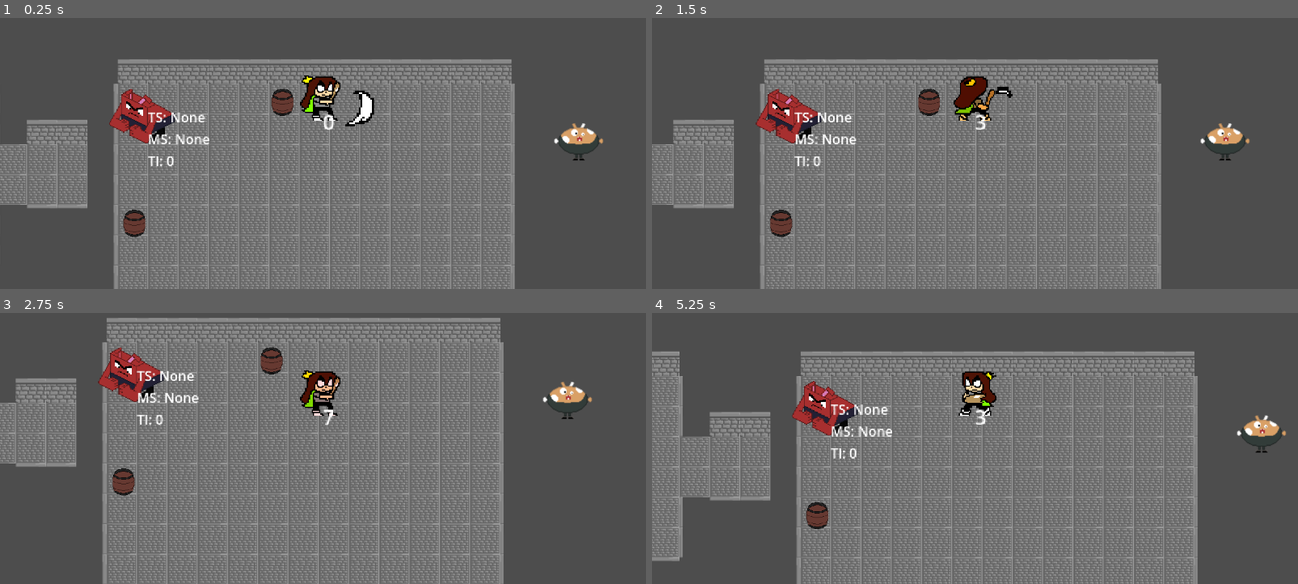
Above: before the commit, frames 1-4 (two rows, left to right).
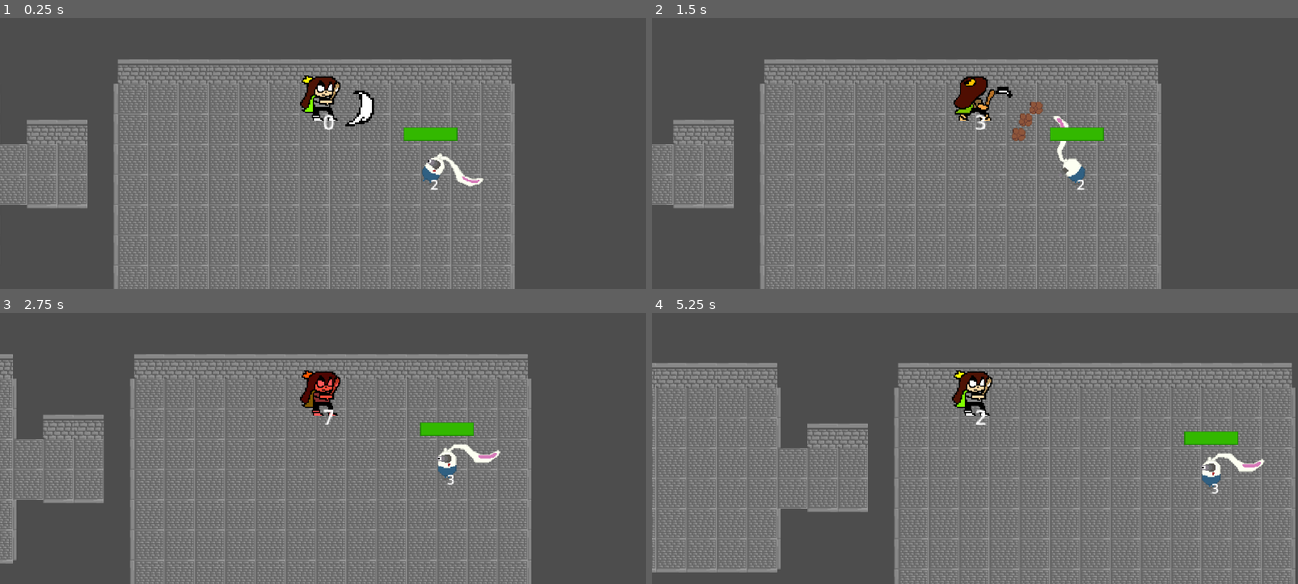
Above: after the commit, the same moments.

Repository: Megameca04/Proyecto_Cuki
Game: Godot game, scene res://Pruebas.tscn
Same seed, same stepped clock (60 frames per second), same inputs: the game is played once before the commit and once after it.
Inputs:
- Up to frame 1 (0.25 s): no input
- Up to frame 2 (1.5 s): tap Enter at 0.5 s; hold Right (ui_right) 0.53-1.28 s; hold Z (Atacar) 0.53-1.28 s; hold Down (ui_down) from 1.28 s (still down); tap X (Dash) at 1.35 s
- Up to frame 3 (2.75 s): release Down (ui_down) at 2.03 s; hold Right (ui_right) from 2.03 s (still down); hold Z (Atacar) from 2.03 s (still down)
- Up to frame 4 (5.25 s): release Right (ui_right) at 2.78 s; release Z (Atacar) at 2.78 s; hold Up (ui_up) 2.78-3.53 s; tap X (Dash) at 2.85, 4.35 s; hold Z (Atacar) 3.53-4.28 s; hold Left (ui_left) 3.53-5.03 s; hold Down (ui_down) from 5.03 s (still down); hold Z (Atacar) from 5.03 s (still down)

The runs differ from the first frame. In frame 1, 3.5% of the frame differs, in the area x 16-94%, y 25-81%; in frame 2, 3.7%; in frame 3, 36%; in frame 4, 46%, in the area x 0-100%, y 14-100%.

Commit message:
Piedras actualizada a nuevas versiones del sistema de elementos

Diff:
--- a/Cuki-Clash of the Kuins/Entidades/Chooty.tscn
+++ b/Cuki-Clash of the Kuins/Entidades/Chooty.tscn
@@ -90,7 +90,7 @@
 [node name="Chooty" type="CharacterBody2D" groups=["Enemy"]]
 texture_filter = 1
 collision_layer = 2
-collision_mask = 5
+collision_mask = 29
 motion_mode = 1
 script = ExtResource("1_3j4sc")
 
@@ -111,6 +111,7 @@
 
 [node name="Hitbox" type="Area2D" parent="."]
 collision_layer = 2
+collision_mask = 25
 
 [node name="CollisionShape2D" type="CollisionShape2D" parent="Hitbox"]
 shape = SubResource("CircleShape2D_x5lgt")
--- a/Cuki-Clash of the Kuins/Entidades/Explosion.tscn
+++ b/Cuki-Clash of the Kuins/Entidades/Explosion.tscn
@@ -41,7 +41,7 @@
 
 [node name="Area2D" type="Area2D"]
 texture_filter = 1
-collision_layer = 7
+collision_layer = 8
 collision_mask = 7
 script = ExtResource("1_yv1yo")
 
--- a/Cuki-Clash of the Kuins/Entidades/Palanca.tscn
+++ b/Cuki-Clash of the Kuins/Entidades/Palanca.tscn
@@ -8,6 +8,22 @@
 
 [sub_resource type="RectangleShape2D" id="RectangleShape2D_p55ce"]
 size = Vector2(32, 32)
+
+[sub_resource type="Animation" id="Animation_eko72"]
+resource_name = "Off"
+length = 0.5
+tracks/0/type = "value"
+tracks/0/imported = false
+tracks/0/enabled = true
+tracks/0/path = NodePath("Sprite2D:frame")
+tracks/0/interp = 1
+tracks/0/loop_wrap = true
+tracks/0/keys = {
+"times": PackedFloat32Array(0, 0.3),
+"transitions": PackedFloat32Array(1, 1),
+"update": 1,
+"values": [3, 2]
+}
 
 [sub_resource type="Animation" id="Animation_5fs3s"]
 resource_name = "On"
@@ -23,22 +39,6 @@
 "transitions": PackedFloat32Array(1, 1),
 "update": 1,
 "values": [2, 3]
-}
-
-[sub_resource type="Animation" id="Animation_eko72"]
-resource_name = "Off"
-length = 0.5
-tracks/0/type = "value"
-tracks/0/imported = false
-tracks/0/enabled = true
-tracks/0/path = NodePath("Sprite2D:frame")
-tracks/0/interp = 1
-tracks/0/loop_wrap = true
-tracks/0/keys = {
-"times": PackedFloat32Array(0, 0.3),
-"transitions": PackedFloat32Array(1, 1),
-"update": 1,
-"values": [3, 2]
 }
 
 [sub_resource type="AnimationLibrary" id="AnimationLibrary_1xl6p"]
--- a/Cuki-Clash of the Kuins/Entidades/Piedra.tscn
+++ b/Cuki-Clash of the Kuins/Entidades/Piedra.tscn
@@ -12,12 +12,9 @@
 [sub_resource type="CircleShape2D" id="CircleShape2D_n68s3"]
 radius = 8.0
 
-[sub_resource type="CircleShape2D" id="CircleShape2D_keb0u"]
-radius = 22.0
-
 [node name="Piedra" type="CharacterBody2D" groups=["Enemy"]]
-collision_layer = 2
-collision_mask = 5
+collision_layer = 0
+collision_mask = 4
 motion_mode = 1
 wall_min_slide_angle = 0.0
 safe_margin = 0.001
@@ -31,14 +28,12 @@
 [node name="CollisionShape2D" type="CollisionShape2D" parent="."]
 shape = SubResource("CircleShape2D_n68s3")
 
-[node name="Area2D" type="Area2D" parent="." groups=["Piedra"]]
-collision_layer = 2
-
-[node name="CollisionShape2D" type="CollisionShape2D" parent="Area2D"]
-shape = SubResource("CircleShape2D_keb0u")
-disabled = true
-
 [node name="AliveTimer" type="Timer" parent="."]
 wait_time = 5.0
 
+[node name="S_wait_time" type="Timer" parent="."]
+wait_time = 2.0
+one_shot = true
+
 [connection signal="timeout" from="AliveTimer" to="." method="_on_alive_timer_timeout"]
+[connection signal="timeout" from="S_wait_time" to="." method="_on_s_wait_time_timeout"]
--- /dev/null
+++ b/Cuki-Clash of the Kuins/Entidades/Piedra_a_z.tscn
@@ -0,0 +1,21 @@
+[gd_scene load_steps=3 format=3 uid="uid://v83g8oeh0hai"]
+
+[ext_resource type="Script" path="res://Scripts/Piedra_a_z.gd" id="1_thefm"]
+
+[sub_resource type="CircleShape2D" id="CircleShape2D_keb0u"]
+radius = 16.0
+
+[node name="Piedra_aZ" type="Area2D" groups=["Piedra"]]
+collision_layer = 8
+collision_mask = 8
+script = ExtResource("1_thefm")
+
+[node name="CollisionShape2D" type="CollisionShape2D" parent="."]
+shape = SubResource("CircleShape2D_keb0u")
+
+[node name="Timer" type="Timer" parent="."]
+wait_time = 0.1
+one_shot = true
+autostart = true
+
+[connection signal="timeout" from="Timer" to="." method="_on_timer_timeout"]
--- a/Cuki-Clash of the Kuins/Pruebas.tscn
+++ b/Cuki-Clash of the Kuins/Pruebas.tscn
@@ -1,11 +1,7 @@
-[gd_scene load_steps=10 format=3 uid="uid://cep4oemi8n8dk"]
+[gd_scene load_steps=6 format=3 uid="uid://cep4oemi8n8dk"]
 
 [ext_resource type="PackedScene" uid="uid://c1bw1m1tr8gem" path="res://Entidades/Cuki.tscn" id="1"]
 [ext_resource type="Texture2D" uid="uid://yfaphak8gtm2" path="res://Sprites/Tilesets/Calabozo/Tileset Calabozo.png" id="3_c7ptk"]
-[ext_resource type="PackedScene" uid="uid://cty4jbpf7flme" path="res://Entidades/Barril_b.tscn" id="3_l2s6e"]
-[ext_resource type="PackedScene" uid="uid://b6wi067d3baqe" path="res://Entidades/Rabion.tscn" id="4_t0wj2"]
-[ext_resource type="PackedScene" uid="uid://gg8rb8xhhwk5" path="res://Entidades/blonk.tscn" id="5_w6h26"]
-[ext_resource type="PackedScene" uid="uid://c66oom3xhf7kf" path="res://Entidades/explosive_eater.tscn" id="6_ccqc4"]
 [ext_resource type="PackedScene" uid="uid://bo8b3iunrn026" path="res://Entidades/Chooty.tscn" id="7_spxc7"]
 
 [sub_resource type="TileSetAtlasSource" id="TileSetAtlasSource_x75un"]
@@ -40,29 +36,11 @@
 [node name="Node2D" type="Node2D"]
 y_sort_enabled = true
 
-[node name="Rabion" parent="." instance=ExtResource("4_t0wj2")]
-position = Vector2(1120, 208)
-
-[node name="Blonk" parent="." instance=ExtResource("5_w6h26")]
-position = Vector2(432, 64)
-
 [node name="Cuki" parent="." instance=ExtResource("1")]
 position = Vector2(640, 64)
 
 [node name="Camera2D" type="Camera2D" parent="Cuki"]
 zoom = Vector2(1.5, 1.5)
-
-[node name="ExplosiveEater" parent="." instance=ExtResource("6_ccqc4")]
-position = Vector2(944, 96)
-motion_mode = 1
-
-[node name="Barril_b" parent="." instance=ExtResource("3_l2s6e")]
-position = Vector2(416, 208)
-elementName = "Water"
-
-[node name="Barril_b2" parent="." instance=ExtResource("3_l2s6e")]
-position = Vector2(592, 64)
-elementName = "Shock"
 
 [node name="TileMap" type="TileMap" parent="."]
 tile_set = SubResource("TileSet_ujgdq")
@@ -71,4 +49,5 @@
 layer_0/tile_data = PackedInt32Array(65536, 1, 1, 131072, 1, 1, 196608, 1, 1, 262144, 1, 1, 327680, 1, 1, 65543, 131073 …(10513 unchanged characters)…
 
 [node name="Chooty" parent="." instance=ExtResource("7_spxc7")]
-position = Vector2(1168, 96)
+position = Vector2(768, 144)
+element_attack_name = "Freeze"
--- a/Cuki-Clash of the Kuins/Scripts/Chooty.gd
+++ b/Cuki-Clash of the Kuins/Scripts/Chooty.gd
@@ -106,17 +106,27 @@
 	if Cuki != null:
 		stone.objective_position = Cuki.global_position
 		call_deferred("add_sibling",stone)
-		stone.createElementalEffect(element_attack_name)
+		stone.element = element_attack_name
 
 func ice_stones():
 	var rocks = 0
-	while (rocks < 4):
+	while (rocks < 3):
 		var stone = STONE.instantiate()
+		var ang = 0
 		stone.global_position = global_position
 		if Cuki != null:
-			stone.objective_position = Cuki.global_position * rocks
+			match rocks:
+				0:
+					ang = stone.global_position.direction_to(Cuki.global_position).angle() + PI/12
+					stone.objective_position = to_global(Vector2(cos(ang),sin(ang))*stone.global_position.distance_to(Cuki.global_position))
+				1:
+					ang = stone.global_position.direction_to(Cuki.global_position).angle()
+					stone.objective_position = to_global(Vector2(cos(ang),sin(ang))*stone.global_position.distance_to(Cuki.global_position))
+				2:
+					ang = stone.global_position.direction_to(Cuki.global_position).angle() - PI/12
+					stone.objective_position = to_global(Vector2(cos(ang),sin(ang))*stone.global_position.distance_to(Cuki.global_position))
 			call_deferred("add_sibling",stone)
-			stone.createElementalEffect(element_attack_name)
+			stone.element = element_attack_name
 			rocks += 1
 
 func shock_stone():
@@ -125,7 +135,7 @@
 	if Cuki != null:
 		stone.Cuki = Cuki
 		call_deferred("add_sibling",stone)
-		stone.createElementalEffect(element_attack_name)
+		stone.element = element_attack_name
 
 func shoot_ray_tar():
 	pass
@@ -165,7 +175,6 @@
 	if area.is_in_group("expl_attack") || area.is_in_group("expl_bun"):
 		attackedBySomething(3)
 	if !area.is_in_group("Piedra"):
-		# elemental_state.contactWithElement(area.name)
 		elemental_state.contactWithElementGroup(area.get_groups())
 	if (area.name == "Water" && elemental_state.getMovementState() == "Paralyzed"):
 		attackedBySomething(1)
--- a/Cuki-Clash of the Kuins/Scripts/Cuki.gd
+++ b/Cuki-Clash of the Kuins/Scripts/Cuki.gd
@@ -42,6 +42,8 @@
 	health.connect("max_changed",Callable(health_bar,"set_max"))
 	health.connect("depleted",Callable(self,"game_over"))
 	health.initialize()
+
+	print(global_position)
 
 func _physics_process(delta):
 	CukiDirections()
@@ -144,7 +146,6 @@
 	set_collision_mask_value(2, current_state != STATES.dashing || current_state != STATES.dAttack)
 	hitbox_col.disabled = (current_state == STATES.dashing || current_state == STATES.dAttack)
 
-
 func attack(delta):
 	if Input.is_action_just_pressed("Atacar") and (next_state != STATES.dAttack or next_state != STATES.hurt) and (current_state != STATES.hurt):
 		match current_state:
@@ -242,13 +243,12 @@
 func _on_hitbox_area_entered(area):
 	if area.is_in_group("expl_attack") and !area.is_in_group("Cuki_ground_slam") and !area.is_in_group("expl_attacked_Cuki"):
 		attackedBySomething(750, 1, area)
-		elemental_state.contactWithElement(area.name)
-		area.add_to_group("expl_attacked_Cuki")
+		elemental_state.contactWithElement(area.element)
 	if area.is_in_group("expl_blonk"):
 		attackedBySomething(750, 1, area)
 	if area.is_in_group("Piedra"):
 		attackedBySomething(500, 1, area)
-	# elemental_state.contactWithElement(area.name)
+		elemental_state.contactWithElement(area.element)
 	elemental_state.contactWithElementGroup(area.get_groups())
 	if (area.name == "Water" && elemental_state.getMovementState() == "Paralyzed"):
 		attackedBySomething(0, 1, area)
--- a/Cuki-Clash of the Kuins/Scripts/Explosion.gd
+++ b/Cuki-Clash of the Kuins/Scripts/Explosion.gd
@@ -1,9 +1,10 @@
 extends Area2D
 
 @onready var sprite = $Sprite2D
+var element = ""
 
 func _ready():
-	color_changer(self.name)
+	color_changer(element)
 
 func _on_animation_player_animation_finished(_anim_name):
 	queue_free()
--- a/Cuki-Clash of the Kuins/Scripts/Piedra.gd
+++ b/Cuki-Clash of the Kuins/Scripts/Piedra.gd
@@ -4,103 +4,83 @@
 var movement = Vector2.ZERO
 var in_distance = 0
 
-const ELEMENTEFFECT = preload("res://Objetos/Element.tscn")
+const AZ = preload("res://Entidades/Piedra_a_z.tscn")
 const EXPL = preload("res://Entidades/Explosion.tscn")
-var ele = null
 var Cuki = null
-#var reachedObjective = false
+var element = ""
 
 @onready var aliveTimer = $AliveTimer
 
 var speed = 200
 
 func _ready():
-	if (ele.get_element_name() != "Shock"):
+	print(objective_position)
+	if (element != "Shock"):
 		movement = global_position.direction_to(objective_position)
 	else:
 		aliveTimer.start()
 		if (Cuki != null):
 			movement = global_position.direction_to(Cuki.global_position)
+			speed *= 0.75
 
 	in_distance = global_position.distance_to(objective_position)
 
-	# if (ele.get_element_name() == "Tar"):
-		#set_velocity(movement*(speed/2))
-	#else:
 	set_velocity(movement*speed)
 
 func _physics_process(delta):
-	#if (!reachedObjective):
 	move_and_slide()
-	if (ele != null):
-		ele.position = self.position
-		if (ele.get_element_name() == "Shock"):
-			if (Cuki != null):
-				movement = global_position.direction_to(Cuki.global_position)
-				set_velocity(movement*speed)
-				if global_position.distance_to(Cuki.global_position) <= 2:
-					ele.queue_free()
-					self.queue_free()
+
+	if (element == "Shock"):
+		if (Cuki != null):
+			movement = global_position.direction_to(Cuki.global_position)
+			set_velocity(movement*speed)
+			if global_position.distance_to(Cuki.global_position) <= 2:
+				$S_wait_time.start()
+				set_physics_process(false)
 
 	if global_position.distance_to(objective_position) <= 2:
-		if (ele != null):
-			# ele.get_element_name() != "Tar" &&
-			if (ele.get_element_name() != "Water"):
-				ele.queue_free()
-				self.queue_free()
-			#if (ele.get_element_name() == "Tar"):
-			#	if (!reachedObjective):
-			#		reachedObjective = true
-			#		aliveTimer.start()
-			if (ele.get_element_name() == "Water"):
-				blow_up()
+		if element == "Water":
+			blow_up()
+		else:
+			create_attack_zone(element)
+
 	if is_on_wall():
-		if (ele != null):
-			# ele.get_element_name() == "Tar" ||
-			if (ele.get_element_name() == "Water"):
-				blow_up()
-			ele.queue_free()
-		self.queue_free()
+		if element == "Water":
+			blow_up()
+		else:
+			create_attack_zone(element)
 
 
 func _process(delta):
 	# && ele.get_element_name() != "Tar"
-	if (ele.get_element_name() != "Shock"):
+	if (element != "Shock"):
 		anim_y()
 
 func anim_y():
 	var percent = (in_distance - global_position.distance_to(objective_position))/in_distance
 
 	$Sprite2D.position.y = -100*(percent) + 100*pow(percent,2)
-	if percent > 0.9:
-		$Area2D/CollisionShape2D.disabled = false
 
-func createElementalEffect(effName):
-	ele = ELEMENTEFFECT.instantiate()
-	if (effName != ""):
-		ele.name = effName
-		ele.set_element_name(effName)
-	ele.add_to_group("Piedra")
-	ele.add_to_group(effName)
-	ele.global_position = self.global_position
-	call_deferred("add_sibling", ele)
+func create_attack_zone(effName):
+	var az = AZ.instantiate()
+	az.element = effName
+	az.global_position = self.global_position
+	call_deferred("add_sibling", az)
+	self.queue_free()
 
 func blow_up():
 	var expl = EXPL.instantiate()
-	expl.name = ele.get_element_name()
+	expl.element = element
 	expl.add_to_group("expl_attack")
 	expl.global_position = self.global_position
 	call_deferred("add_sibling",expl)
-	expl.element_appear(ele.get_element_name())
-	remove_from_group("Piedra")
-	ele.queue_free()
 	self.queue_free()
 
 func _on_alive_timer_timeout():
-	if (ele != null):
-		if (ele.get_element_name() == "Shock"):
-			remove_from_group("Piedra")
-			ele.queue_free()
+	if (element != null):
+		if (element == "Shock"):
 			self.queue_free()
-		#if (ele.get_element_name() == "Tar"):
-		#	blow_up()
+			create_attack_zone("Shock")
+
+func _on_s_wait_time_timeout():
+	create_attack_zone(element)
--- /dev/null
+++ b/Cuki-Clash of the Kuins/Scripts/Piedra_a_z.gd
@@ -0,0 +1,6 @@
+extends Area2D
+
+var element = ""
+
+func _on_timer_timeout():
+	self.queue_free()
--- a/Cuki-Clash of the Kuins/project.godot
+++ b/Cuki-Clash of the Kuins/project.godot
@@ -62,7 +62,9 @@
 
 2d_physics/layer_1="Cuki"
 2d_physics/layer_2="Enemies"
-2d_physics/layer_3="World"
+2d_physics/layer_3="Mundo estatico"
+2d_physics/layer_4="Explosiones"
+2d_physics/layer_5="Mundo cinematico"
 
 [rendering]
 
Not shown: 2 places in Cuki-Clash of the Kuins/Entidades/Chooty.tscn that only renumber resources
Not shown: 2 places in Cuki-Clash of the Kuins/Entidades/Cuki.tscn that only renumber resources
Not shown: 1 places in Cuki-Clash of the Kuins/Entidades/Piedra.tscn that only renumber resources
Not shown: 2 places in Cuki-Clash of the Kuins/Entidades/blonk.tscn that only renumber resources
